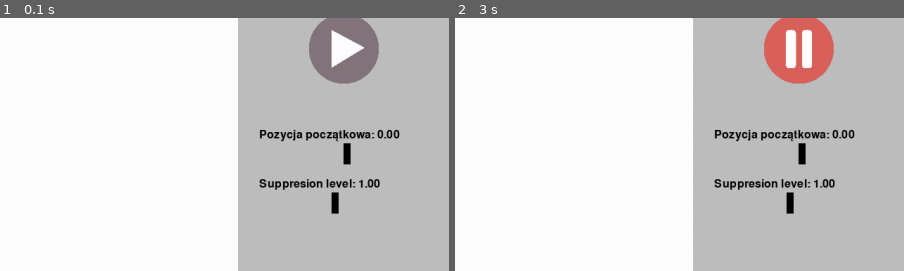
Above: before the commit, frames 1-2 (left to right).
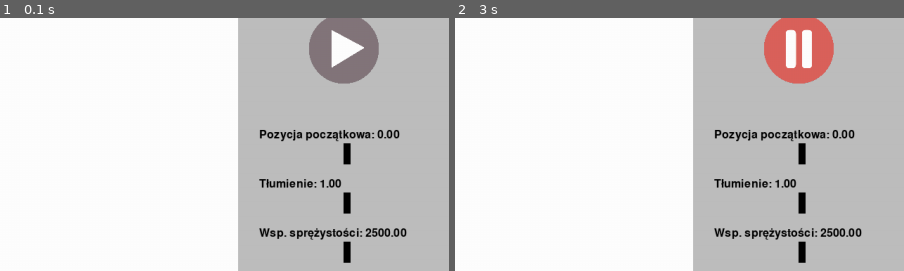
Above: after the commit, the same moments.

Repository: KamilGrundas/Damping_Simulator
Game: pygame game, started from code/main.py
Two runs of this game, one before a commit and one after it. Both use one fixed random seed, a clock stepped at 60 frames per second and the inputs below.
Inputs (mouse positions are % of the whole screen's width and height, from its top left):
- Up to frame 1 (0.1 s): no input
- Up to frame 2 (3 s): click (88, 21) at 0.38 s; tap W at 0.67 s; click (65, 15) at 1.05 s; click (88, 21) at 1.38 s; click (88, 21) at 2.72 s
The pictures show only the part of the screen within x 50-100%, y 15-65%; the shares and areas given below are measured in that part.

The runs differ from the first frame. In frame 1, 1.8% of the frame differs, in the area x 57-91%, y 63-97%; in frame 2, 1.8%.

Commit message:
Updated physics, added graph, code optimalization

Diff:
--- a/code/circle.py
+++ b/code/circle.py
@@ -17,19 +17,19 @@
 
         self.start_pos_y = 0
         self.time = 0
-        self.k = 4200
-        self.m = 2
-        self.b = 2
+        self.k = 0
+        self.m = 1
+        self.n = 2
 
     def move(self, time_speed):
         time_speed = round(time_speed, 2)
-        self.time += 0.01 * time_speed
 
         self.pos.y = damped_vibrations(
-            self.start_pos_y, self.time, self.k, self.m, self.b
+            self.start_pos_y, self.time, self.k, self.m, self.n
         )
 
         self.rect.bottom = int((self.pos.y - B) / A)
+        self.time += 0.01 * time_speed
 
     def update(self, time_speed):
         self.move(time_speed)
--- a/code/graph.py
+++ b/code/graph.py
@@ -8,8 +8,29 @@
         self.object = object
         self.x = []
         self.y = []
-        self.t = 0
 
     def take_points(self):
-        self.x.append(self.t)
-        self.y.append(self.object.rect.centery)
+        self.x.append(self.object.time)
+        self.y.append(self.object.pos.y)
+
+    def show_graph(self):
+        time_form = "%d.%m.%Y"
+
+        plt.rcParams["figure.figsize"] = [12.00, 3.50]
+        plt.rcParams["figure.autolayout"] = True
+        plt.figure(f"Wykres drgań {datetime.now().strftime(time_form)}")
+        plt.title("Wykres drgań x(t)")
+        plt.xlim(0, self.object.time)
+        plt.xlabel("Czas t")
+        plt.ylim(-2, 2)
+        plt.ylabel("Odchylenie x")
+        plt.grid()
+        plt.plot(
+            self.x,
+            self.y,
+            marker="o",
+            markersize=1,
+            markeredgecolor="red",
+            markerfacecolor="green",
+        )
+        plt.show()
--- a/code/level.py
+++ b/code/level.py
@@ -44,8 +44,8 @@
         self.suppression_level_slider = Slider(
             SLIDER_POSITIONS[1],
             self.controls,
-            "Suppresion level: ",
-            0.25,
+            f"{SUPPRESION_LEVEL}: ",
+            0,
             2,
             1,
         )
@@ -57,14 +57,14 @@
             2,
             0,
         )
-        # self.suppression_level_slider2 = Slider(
-        #     SLIDER_POSITIONS[2],
-        #     self.controls,
-        #     "Suppresion level",
-        #     0.25,
-        #     2,
-        #     1,
-        # )
+        self.elasticity_level_slider = Slider(
+            SLIDER_POSITIONS[2],
+            self.controls,
+            f"{ELASTICITY_COEFFICIENT}: ",
+            0,
+            5000,
+            2500,
+        )
         # self.suppression_level_slider3 = Slider(
         #     SLIDER_POSITIONS[3],
         #     self.controls,
@@ -98,11 +98,11 @@
         # )
 
         self.graph = Graph(self.circle)
-        print(self.graph.object.rect.centery)
 
         self.sliders.add(self.time_speed_slider)
         self.sliders.add(self.suppression_level_slider)
         self.sliders.add(self.position_slider)
+        self.sliders.add(self.elasticity_level_slider)
         # self.sliders.add(self.suppression_level_slider2)
         # self.sliders.add(self.suppression_level_slider3)
 
@@ -115,7 +115,7 @@
             self.pause = False
             self.spring.show_graph = False
         elif keys[pygame.K_w]:
-            self.spring.show_graph = True
+            self.graph.show_graph()
 
     def text_blit(self, fps):
         fps_text = self.font.render(f"{fps}", True, ("black"))
@@ -134,7 +134,9 @@
         self.display_surface.fill("white")
         self.all_sprites.draw(self.display_surface)
         self.controls.draw(self.display_surface)
-        # self.circle.k = self.suppression_level_slider.k
+        self.circle.n = self.suppression_level_slider.k
+        self.circle.k = self.elasticity_level_slider.k
+
         time_speed = self.time_speed_slider.k
         self.controls.update()
         self.input()
@@ -143,9 +145,12 @@
         self.spring.stretch()
         if self.start_button.is_playing == False:
             self.all_sprites.update(time_speed)
+            self.graph.take_points()
 
         else:
             self.circle.rect.bottom = (self.position_slider.k - B) / A
             self.circle.start_pos_y = self.position_slider.k
         self.silencer_2.move()
         self.spring.stretch()
+        if self.suppression_level_slider.k == 0:
+            self.silencer_2.rect.y = -1000
--- a/code/settings.py
+++ b/code/settings.py
@@ -25,6 +25,8 @@
 TIME = "Czas"
 START_POSITION = "Pozycja początkowa"
 SPEED = "Prędkość"
+SUPPRESION_LEVEL = "Tłumienie"
+ELASTICITY_COEFFICIENT = "Wsp. sprężystości"
 
 
 # sliders
--- a/code/vibrations.py
+++ b/code/vibrations.py
@@ -1,45 +1,23 @@
 import math
 from settings import *
-from matplotlib import pyplot as plt
-from datetime import datetime
 
 
-def damped_vibrations(start_x, t, k, m, b):
-    return (
-        start_x
-        * math.exp((-b / 2 * m) * t)
-        * math.cos(math.sqrt((k / m) - (b / (2 * m)) ** 2) * t)
-    )
+def damped_vibrations(start_y, t, k, m, n):
+    w_0 = math.sqrt(k / m)
+    h = math.sqrt((w_0**2) * ((n**2) / ((n**2) + math.pi**2)))
+    b = 2 * h * m
+    bk = 2 * w_0 * m
+
+    if t == 0:
+        return start_y
+    else:
+        w = math.sqrt((w_0**2) - (b / (2 * m)) ** 2)
+        y = start_y * math.exp((-b / 2 * m) * t) * math.cos(w * t)
+        return y
 
 
-x = []
-y = []
-t = 0
-
-
-for _ in range(0, 1000, 1):
-    a = damped_vibrations(1, t, 4200, 1.5, 1)
-    t += 0.01
-    x.append(t)
-    y.append(a)
-
-time_form = "%d.%m.%Y"
-
-# plt.rcParams["figure.figsize"] = [12.00, 3.50]
-# plt.rcParams["figure.autolayout"] = True
-# plt.figure(f"Wykres drgań {datetime.now().strftime(time_form)}")
-# plt.title("Wykres drgań x(t)")
-# plt.xlim(0, t)
-# plt.xlabel("Czas t")
-# plt.ylim(-1, 1)
-# plt.ylabel("Odchylenie x")
-# plt.grid()
-# plt.plot(
-#                 x,
-#                 y,
-#                 marker="o",
-#                 markersize=1,
-#                 markeredgecolor="red",
-#                 markerfacecolor="green",
-#             )
-# plt.show()
+# for _ in range(0, 1000, 1):
+#     a = damped_vibrations(1, t, 4200, 1.5, 1)
+#     t += 0.01
+#     x.append(t)
+#     y.append(a)
